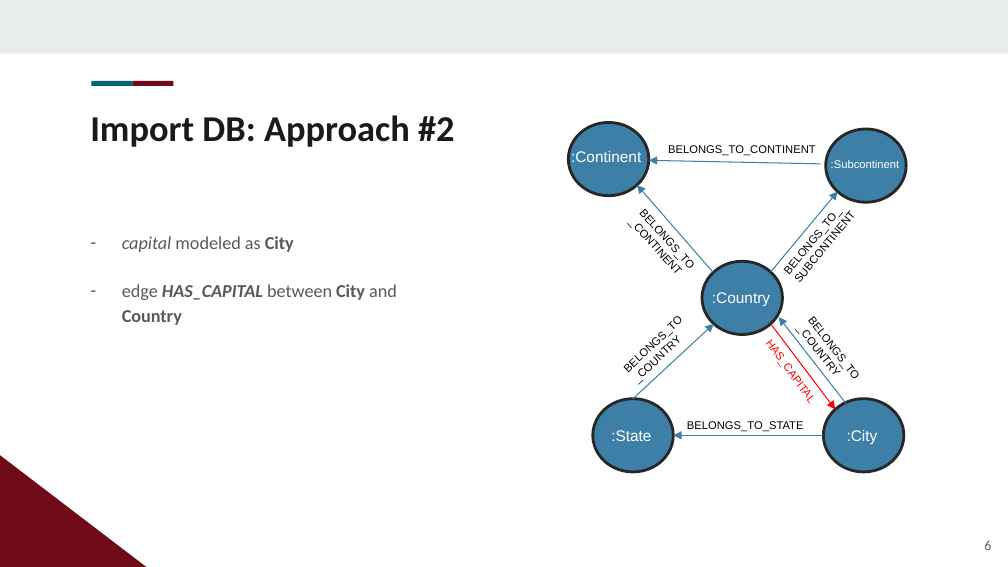
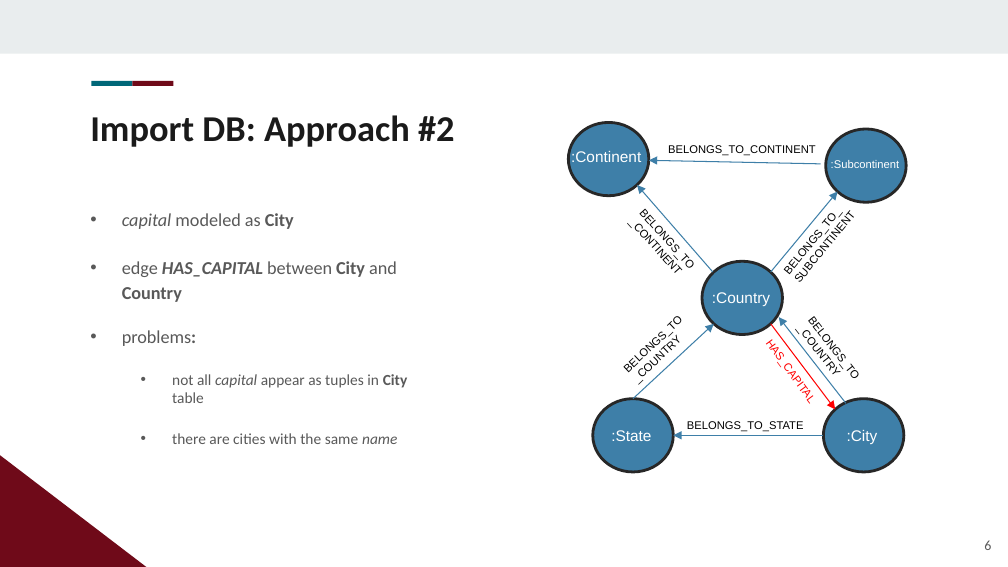
Before and after one commit to LorCir28/DMDS_Project, a slide deck: slide 6 of hw_3/presentation.pptx. Drawn at 1008x567 pixels with LibreOffice and Linux fonts; fonts in the diff are those of the drawing; background and template pictures are left out. Boxes give left, top, right and bottom in pixels: in the first picture for what was removed or moved away, otherwise in the second. Text is boxed around its words. In the diff, an @@ line names an element or a change of style, - is before the commit and + after.

Commit message:
ppt presentation typos

```diff
--- a/hw_3/presentation.pptx
+++ b/hw_3/presentation.pptx
@@ text "capital modeled as City": place and size @@
-text "capital modeled as City" at box(122, 284, 397, 325)
+text "capital modeled as City" at box(122, 213, 408, 444)
@@ text at box(122, 213, 397, 302): bullet - to • @@
@@ text at box(172, 374, 408, 444): paragraphs added @@
+• problems:
+  • not all capital appear as tuples in City table
+  • there are cities with the same name
```
Also in this commit, not shown: 3 other slides changed, 1 other file.
